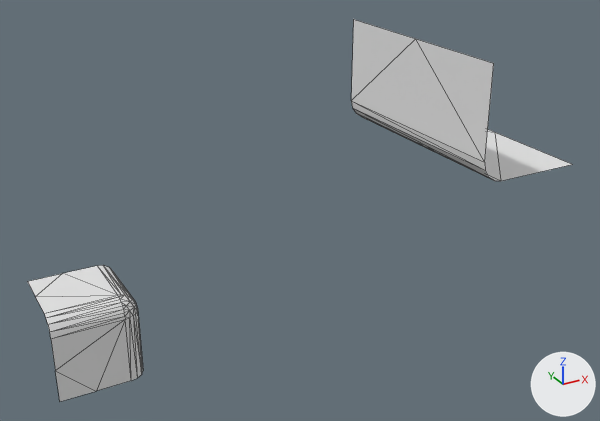
What one commit did to the OBJ model workshops/w6_polygonization/data/bmc/bmc_tiles/t_137.obj.
Before and after are seen from a camera (50 mm lens) standing at (-0.826, -1.692, 0.879) and looking at (0.09, -0.026, 0.046). Every picture has the same lights, and +X, +Y and +Z are marked at lower right. Mesh edges are drawn as thin lines. Where no turn or scale is listed for an object, it has been applied to the vertices.

Names of what the first picture shows: 't_137'.
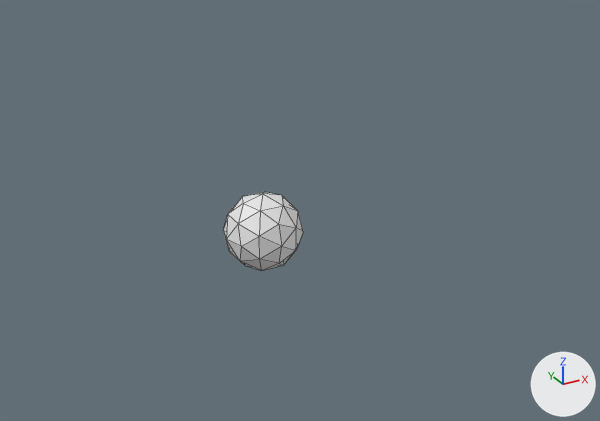
Pixel boxes [x1, y1, x2, y2] of what changed, in the pictures (600 x 421 px):
't_137', reshaped (85% narrower, 79% shorter): before [27, 20, 573, 401]; after [223, 192, 303, 271]
part 1 of me_t_137, added: after [223, 192, 303, 271]
part 2 of me_t_137, deleted: before [27, 265, 143, 401]
part 3 of me_t_137, deleted: before [351, 20, 573, 181]

The change in detail:
me_t_137 has 68 vertices, 92 faces and spans x -0.5..0.5, y -0.5..0.5, z -0.5..0.5.
me_t_137 is used by ob_t_137; location (0.0, 0.0, 0.0).
me_t_137 part 1: a new loose piece, an icosphere of 80 faces spanning x -0.1..0.1, y -0.1..0.1, z -0.1..0.1.
me_t_137 part 2: the loose piece of 52 vertices spanning x -0.5..-0.25, y 0.25..0.5, z -0.5..-0.25 is deleted.
me_t_137 part 3: the loose piece of 16 vertices spanning x 0.25..0.5, y -0.5..0.0, z 0.25..0.5 is deleted.
